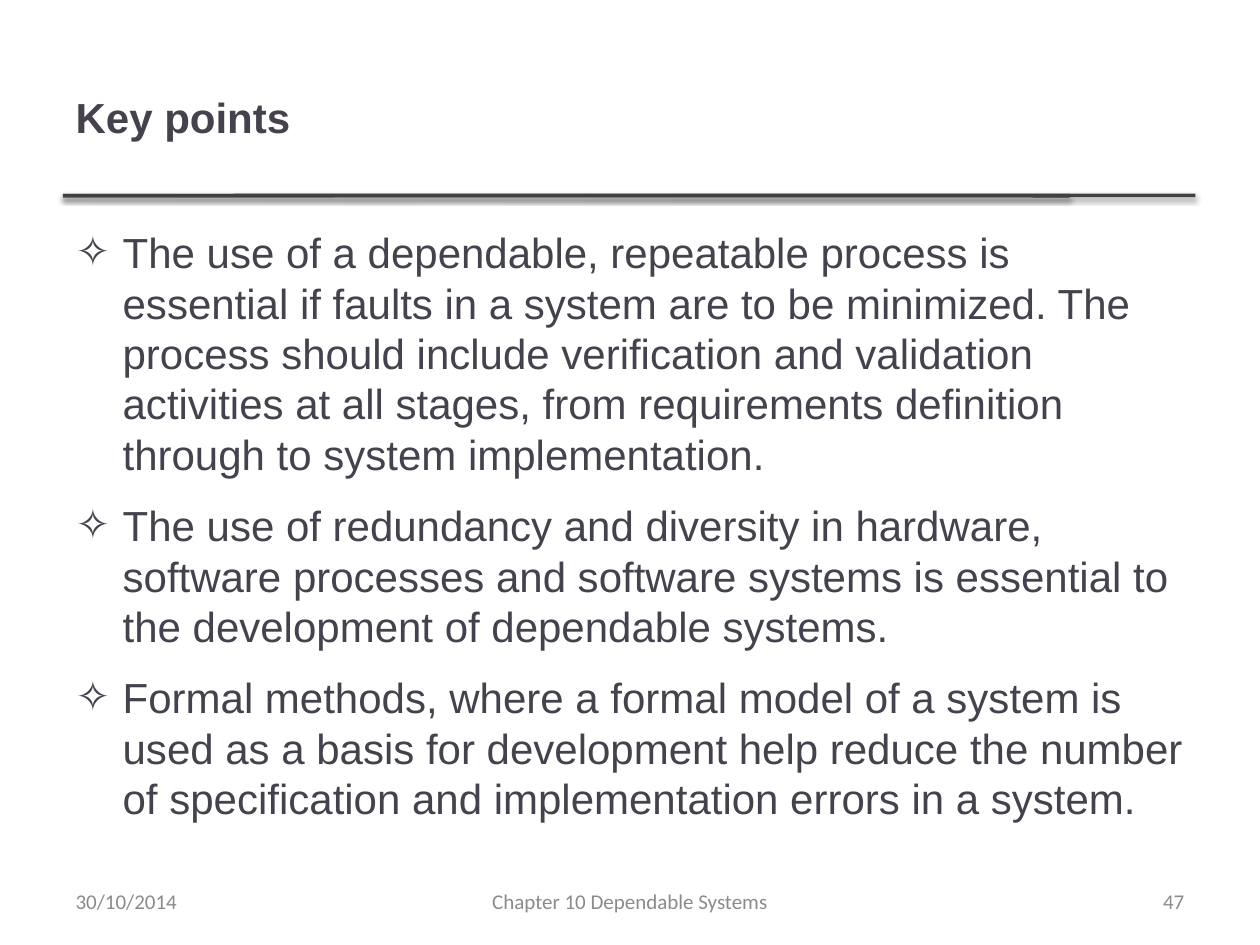
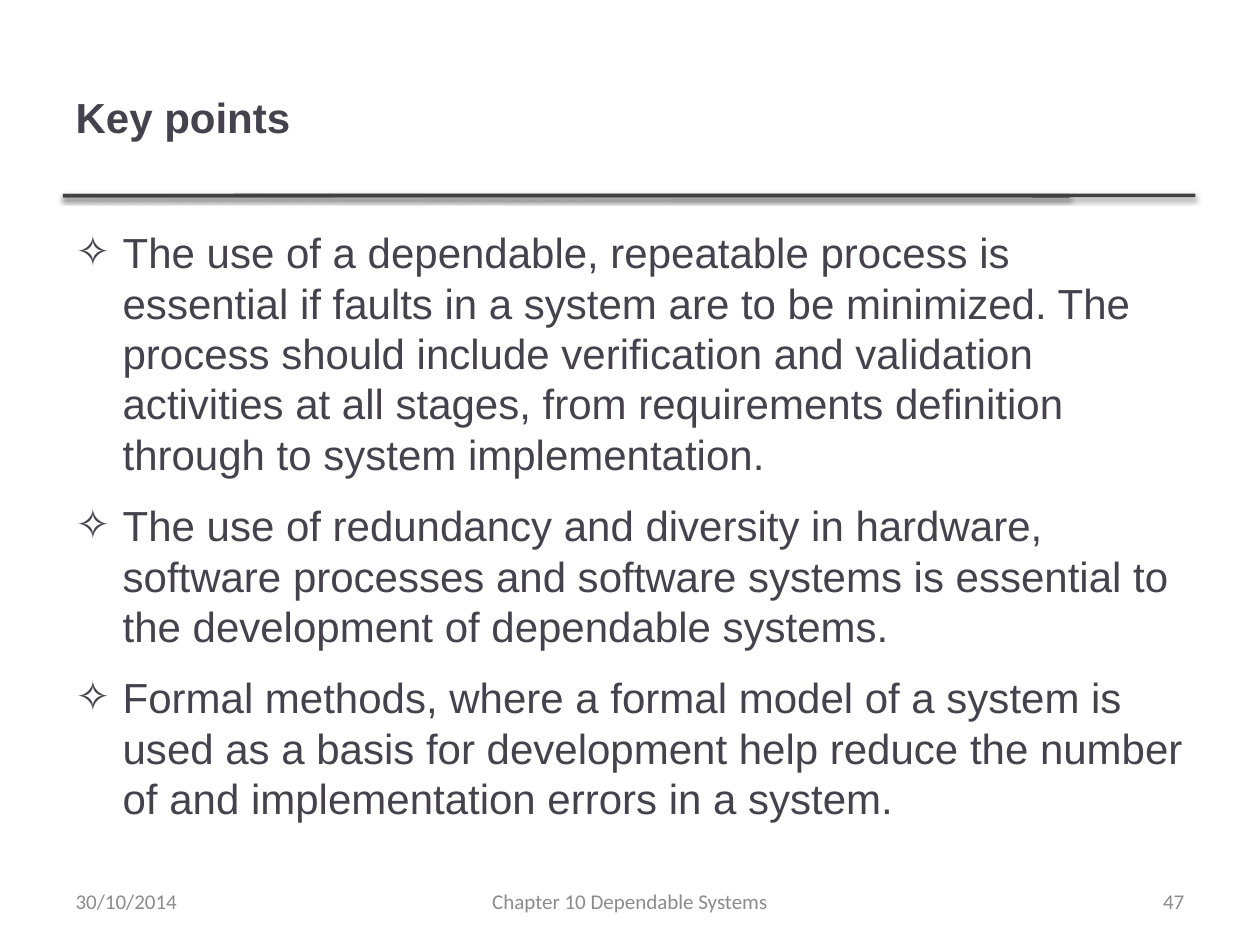
Before and after one commit to atu-se/atu.innomadic.com, a slide deck: slide 47 of courses/ase/lectures/Ch10 Dependable systems.pptx. Drawn at 1260x945 pixels with LibreOffice and Linux fonts; fonts in the diff are those of the drawing; background and template pictures are left out. Boxes give left, top, right and bottom in pixels: in the first picture for what was removed or moved away, otherwise in the second. Text is boxed around its words. In the diff, an @@ line names an element or a change of style, - is before the commit and + after.

Commit message:
some PPT changes from ASE

```diff
--- a/courses/ase/lectures/Ch10 Dependable systems.pptx
+++ b/courses/ase/lectures/Ch10 Dependable systems.pptx
@@ text at [123,682,1182,823]: text changed @@
-✧ Formal methods, where a formal model of a system is used as a basis for development help reduce the number of specification and implementation errors in a system.
+✧ Formal methods, where a formal model of a system is used as a basis for development help reduce the number of and implementation errors in a system.
```
Also in this commit, not shown: 4 other files.
